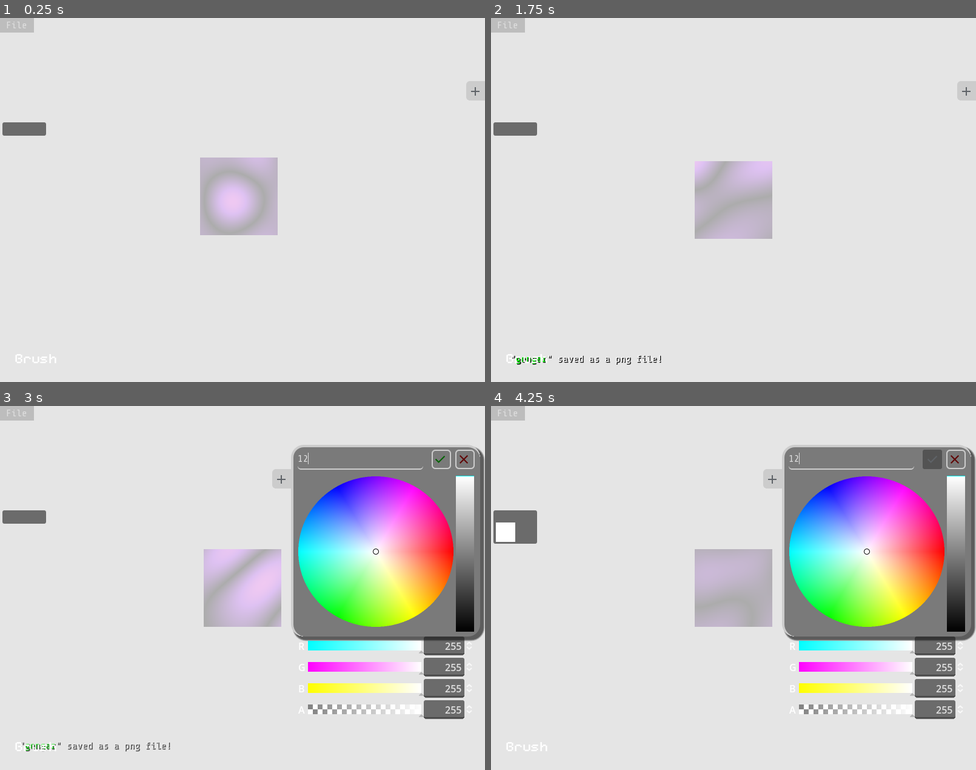
Above: before the commit, frames 1-4 (two rows, left to right).
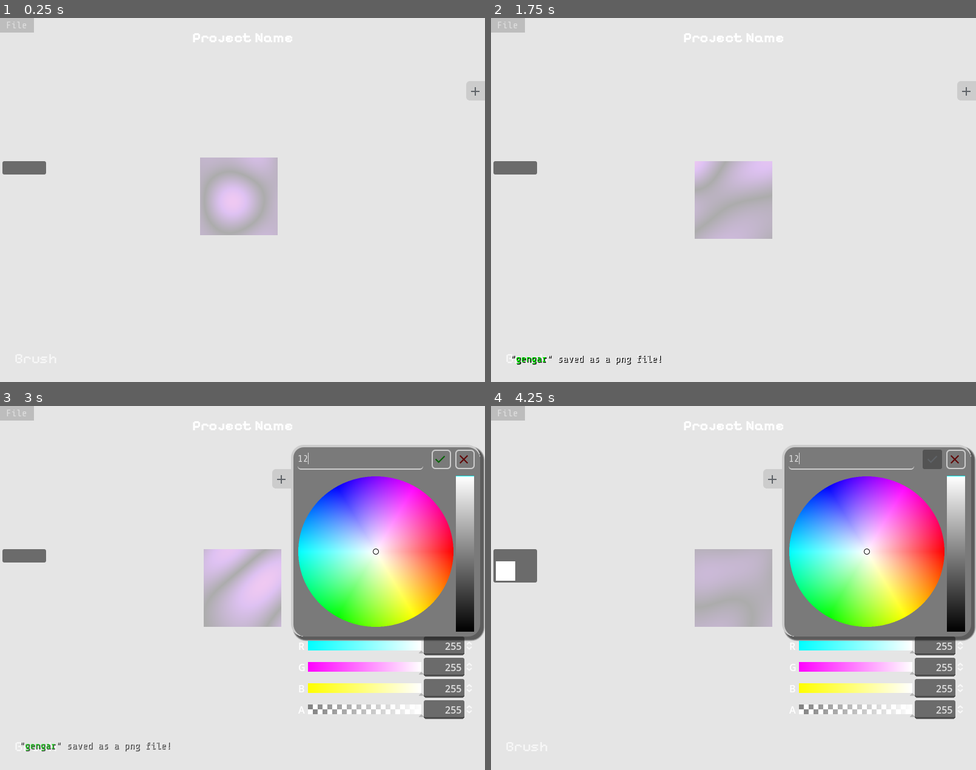
Above: after the commit, the same moments.

Repository: FourSeasonsWinter/pixel-art-app
Game: Godot game, scene res://scenes/main.tscn
The game is run twice, just before and just after one commit, with the same random seed, the same clock (stepped at 60 frames per second) and the same inputs.
Inputs (mouse positions are in pixels of both pictures, inside the frame that each line leads up to):
- Up to frame 1 (0.25 s): no input
- Up to frame 2 (1.75 s): click "File" at 0.5 s; click "Save" at 1.25 s
- Up to frame 3 (3 s): click (475, 478) at 2 s; click (358, 460) at 2.77 s; type "12" at 2.85 s
- Up to frame 4 (4.25 s): click (932, 460) at 3.5 s

The runs differ from the first frame. In frame 1, 0.8% of the frame differs, in the area x 0-61%, y 4-43%; in frame 2, 0.9%; in frame 3, 0.9%; in frame 4, 1.8%, in the area x 0-61%, y 4-49%.

Commit message:
Create a new project.

Diff:
--- /dev/null
+++ b/assets/transition_screen.gdshader
@@ -0,0 +1,13 @@
+shader_type canvas_item;
+
+uniform sampler2D mask;
+uniform float scale : hint_range(0.0, 1.0, 0.1);
+
+void fragment() {
+	float s = scale == 0.0 ? 0.0 : pow(2.0, 10.0 * scale - 10.0);
+	s == 75.0f;
+	int cutoff = int(s / 75.0f);
+	vec2 offset = vec2(0.5, 0.5) * (1.0 - scale);
+	vec4 mask_color = texture(mask, UV * s + scale);
+	COLOR.a = 1.0 - mask_color.a + float(cutoff);
+}
--- /dev/null
+++ b/scenes/canvas.tscn
@@ -0,0 +1,6 @@
+[gd_scene load_steps=2 format=3 uid="uid://do4ui6ckghvh3"]
+
+[ext_resource type="Script" path="res://scripts/canvas.gd" id="1_vvqd7"]
+
+[node name="Canvas" type="Node2D"]
+script = ExtResource("1_vvqd7")
--- a/scenes/hud.tscn
+++ b/scenes/hud.tscn
@@ -9,6 +9,7 @@
 [ext_resource type="Texture2D" uid="uid://blkotc4gixhdl" path="res://assets/add.svg" id="7_jaayj"]
 [ext_resource type="FontFile" uid="uid://tq3ngwg7q26l" path="res://assets/ShareTechMono-Regular.ttf" id="8_88nnd"]
 [ext_resource type="FontFile" uid="uid://ctinep7t72xrg" path="res://assets/PixelifySans-Regular.ttf" id="9_sypjv"]
+[ext_resource type="FontFile" uid="uid://b2065p7er4fyu" path="res://assets/PixelifySans-Bold.ttf" id="10_223dy"]
 
 [sub_resource type="StyleBoxFlat" id="StyleBoxFlat_3uej4"]
 bg_color = Color(0.6, 0.6, 0.6, 0)
@@ -177,6 +178,9 @@
 "show": SubResource("Animation_2sbwt")
 }
 
+[sub_resource type="StyleBoxFlat" id="StyleBoxFlat_ue21k"]
+bg_color = Color(0.6, 0.6, 0.6, 0)
+
 [sub_resource type="StyleBoxFlat" id="StyleBoxFlat_jjvsp"]
 bg_color = Color(0.741176, 0.741176, 0.741176, 1)
 
@@ -219,9 +223,9 @@
 
 [node name="ColorPalette" parent="CanvasLayer" instance=ExtResource("2_u6jp2")]
 offset_left = 8.0
-offset_top = 192.0
+offset_top = 256.0
 offset_right = 76.0
-offset_bottom = 320.0
+offset_bottom = 384.0
 
 [node name="ColorPick" type="Control" parent="CanvasLayer"]
 layout_mode = 3
@@ -307,6 +311,17 @@
 libraries = {
 "": SubResource("AnimationLibrary_0x025")
 }
+
+[node name="ToolLabel" type="Label" parent="CanvasLayer"]
+offset_left = 24.0
+offset_top = 520.0
+offset_right = 168.0
+offset_bottom = 576.0
+theme_override_colors/font_color = Color(1, 1, 1, 0.690196)
+theme_override_fonts/font = ExtResource("9_sypjv")
+theme_override_font_sizes/font_size = 24
+text = "Brush"
+vertical_alignment = 2
 
 [node name="ImageSavedNotification" type="RichTextLabel" parent="CanvasLayer"]
 modulate = Color(1, 1, 1, 0)
@@ -328,15 +343,85 @@
 "": SubResource("AnimationLibrary_dsp4g")
 }
 
-[node name="ToolLabel" type="Label" parent="CanvasLayer"]
-offset_left = 24.0
-offset_top = 520.0
-offset_right = 168.0
-offset_bottom = 576.0
+[node name="ProjectName" type="Label" parent="CanvasLayer"]
+anchors_preset = 5
+anchor_left = 0.5
+anchor_right = 0.5
+offset_left = -176.0
+offset_right = 176.0
+offset_bottom = 64.0
+grow_horizontal = 2
+theme_override_colors/font_color = Color(1, 1, 1, 1)
+theme_override_fonts/font = ExtResource("10_223dy")
+theme_override_font_sizes/font_size = 24
+theme_override_styles/normal = SubResource("StyleBoxFlat_ue21k")
+text = "Project Name"
+horizontal_alignment = 1
+vertical_alignment = 1
+
+[node name="NewProjectWindow" type="Control" parent="CanvasLayer"]
+layout_mode = 3
+anchors_preset = 0
+offset_left = 64.0
+offset_top = 40.0
+offset_right = 104.0
+offset_bottom = 80.0
+metadata/_edit_group_ = true
+
+[node name="Panel" type="Panel" parent="CanvasLayer/NewProjectWindow"]
+layout_mode = 0
+offset_right = 249.0
+offset_bottom = 168.0
+
+[node name="Name" type="LineEdit" parent="CanvasLayer/NewProjectWindow"]
+layout_mode = 2
+offset_left = 9.0
+offset_top = 10.0
+offset_right = 241.0
+offset_bottom = 48.0
 theme_override_fonts/font = ExtResource("9_sypjv")
-theme_override_font_sizes/font_size = 24
-text = "Brush"
-vertical_alignment = 2
+placeholder_text = "Project name"
+caret_blink = true
+
+[node name="Width" type="LineEdit" parent="CanvasLayer/NewProjectWindow"]
+layout_mode = 0
+offset_left = 9.0
+offset_top = 56.0
+offset_right = 76.0625
+offset_bottom = 87.0
+theme_override_fonts/font = ExtResource("9_sypjv")
+placeholder_text = "Width"
+caret_blink = true
+
+[node name="Height" type="LineEdit" parent="CanvasLayer/NewProjectWindow"]
+layout_mode = 0
+offset_left = 89.0
+offset_top = 56.0
+offset_right = 156.063
+offset_bottom = 87.0
+theme_override_fonts/font = ExtResource("9_sypjv")
+placeholder_text = "Height"
+caret_blink = true
+
+[node name="Cancel" type="Button" parent="CanvasLayer/NewProjectWindow"]
+layout_mode = 0
+offset_left = 9.0
+offset_top = 112.0
+offset_right = 121.0
+offset_bottom = 160.0
+theme_override_fonts/font = ExtResource("10_223dy")
+theme_override_font_sizes/font_size = 20
+text = "Cancel"
+
+[node name="Confirm" type="Button" parent="CanvasLayer/NewProjectWindow"]
+layout_mode = 0
+offset_left = 129.0
+offset_top = 112.0
+offset_right = 241.0
+offset_bottom = 160.0
+theme_override_fonts/font = ExtResource("10_223dy")
+theme_override_font_sizes/font_size = 20
+text = "Confirm"
 
 [node name="Menu" type="CanvasLayer" parent="."]
 
@@ -434,6 +519,9 @@
 [connection signal="pressed" from="CanvasLayer/ColorPick/Close" to="." method="_on_close_pressed"]
 [connection signal="pressed" from="CanvasLayer/ColorPick/ShowHide" to="." method="_on_show_hide_pressed"]
 [connection signal="text_changed" from="CanvasLayer/ColorPick/ColorHexInput" to="." method="_on_color_hex_input_changed"]
+[connection signal="pressed" from="CanvasLayer/NewProjectWindow/Cancel" to="." method="_on_cancel_pressed"]
+[connection signal="pressed" from="CanvasLayer/NewProjectWindow/Confirm" to="." method="_on_confirm_pressed"]
 [connection signal="pressed" from="Menu/File/Button" to="." method="_on_file_button_pressed"]
 [connection signal="pressed" from="Menu/File/Dropdown/Save" to="." method="_on_save_pressed"]
+[connection signal="pressed" from="Menu/File/Dropdown/New" to="." method="_on_new_pressed"]
 [connection signal="pressed" from="Menu/File/Dropdown/Export" to="." method="_on_export_pressed"]
--- a/scenes/main.tscn
+++ b/scenes/main.tscn
@@ -38,4 +38,5 @@
 
 [node name="hud" parent="." instance=ExtResource("3_ixn38")]
 
+[connection signal="create_image" from="hud" to="." method="_on_hud_create_image"]
 [connection signal="save_image" from="hud" to="." method="save_image"]
--- /dev/null
+++ b/scenes/transition_screen.tscn
@@ -0,0 +1,77 @@
+[gd_scene load_steps=8 format=3 uid="uid://b5rfml6sa8mi8"]
+
+[ext_resource type="Shader" path="res://assets/transition_screen.gdshader" id="1_1iooi"]
+[ext_resource type="Texture2D" uid="uid://bc7tmoictgmxm" path="res://Pen.png" id="2_j74on"]
+
+[sub_resource type="ShaderMaterial" id="ShaderMaterial_8m3md"]
+shader = ExtResource("1_1iooi")
+shader_parameter/scale = 0.0
+shader_parameter/mask = ExtResource("2_j74on")
+
+[sub_resource type="Animation" id="Animation_u68ew"]
+resource_name = "fade_to_black"
+tracks/0/type = "value"
+tracks/0/imported = false
+tracks/0/enabled = true
+tracks/0/path = NodePath(".:material:shader_parameter/scale")
+tracks/0/interp = 1
+tracks/0/loop_wrap = true
+tracks/0/keys = {
+"times": PackedFloat32Array(0, 1),
+"transitions": PackedFloat32Array(1, 1),
+"update": 0,
+"values": [0.0, 0.0]
+}
+
+[sub_resource type="Animation" id="Animation_n6u8r"]
+length = 0.001
+tracks/0/type = "value"
+tracks/0/imported = false
+tracks/0/enabled = true
+tracks/0/path = NodePath(".:material:shader_parameter/scale")
+tracks/0/interp = 1
+tracks/0/loop_wrap = true
+tracks/0/keys = {
+"times": PackedFloat32Array(0),
+"transitions": PackedFloat32Array(1),
+"update": 0,
+"values": [0.0]
+}
+
+[sub_resource type="Animation" id="Animation_gyc2w"]
+resource_name = "fade_from_black"
+tracks/0/type = "value"
+tracks/0/imported = false
+tracks/0/enabled = true
+tracks/0/path = NodePath(".:material:shader_parameter/scale")
+tracks/0/interp = 1
+tracks/0/loop_wrap = true
+tracks/0/keys = {
+"times": PackedFloat32Array(0, 1),
+"transitions": PackedFloat32Array(1, 1),
+"update": 0,
+"values": [1.0, 0.0]
+}
+
+[sub_resource type="AnimationLibrary" id="AnimationLibrary_3gptm"]
+_data = {
+"RESET": SubResource("Animation_n6u8r"),
+"fade_from_black": SubResource("Animation_gyc2w"),
+"fade_to_black": SubResource("Animation_u68ew")
+}
+
+[node name="TransitionScreen" type="CanvasLayer"]
+
+[node name="ColorRect" type="ColorRect" parent="."]
+material = SubResource("ShaderMaterial_8m3md")
+anchors_preset = 15
+anchor_right = 1.0
+anchor_bottom = 1.0
+grow_horizontal = 2
+grow_vertical = 2
+color = Color(0, 0, 0, 1)
+
+[node name="AnimationPlayer" type="AnimationPlayer" parent="ColorRect"]
+libraries = {
+"": SubResource("AnimationLibrary_3gptm")
+}
--- /dev/null
+++ b/scripts/canvas.gd
@@ -0,0 +1,19 @@
+extends Node2D
+
+var width: int
+var height: int
+var background_color: Color
+var grid := {}
+var pixel_size: int
+
+const pixel_scene = preload("res://scenes/pixel.tscn")
+
+
+func create() -> void:
+	for y in height:
+		for x in width:
+			var pixel = pixel_scene.instantiate()
+			pixel.position = Vector2(pixel_size * x, pixel_size * y)
+			pixel.color = background_color
+			grid[Vector2i(x, y)] = pixel
+			call_deferred("add_child", pixel)
--- a/scripts/hud.gd
+++ b/scripts/hud.gd
@@ -1,12 +1,14 @@
 extends Control
 signal save_image
 signal export_image
+signal create_image(name: String, width: int, height: int)
 
 @onready var color_picker: ColorPicker = $CanvasLayer/ColorPick/ColorPicker
 @onready var color_palette: Container = $CanvasLayer/ColorPalette
 @onready var animation_player: AnimationPlayer = $CanvasLayer/ColorPick/AnimationPlayer
 @onready var color_hex_input: TextEdit = $CanvasLayer/ColorPick/ColorHexInput
 @onready var palette_background: Panel = $CanvasLayer/PaletteBackground
+@onready var width_input: LineEdit = $CanvasLayer/NewProjectWindow/Width
 var is_color_picker_visible := false
 
 
@@ -18,6 +20,20 @@
 	Globals.connect("color_changed", _on_current_color_changed)
 
 	$Menu/File/Dropdown.hide()
+	$CanvasLayer/NewProjectWindow.hide()
+
+
+func show_notification(notification_text: String) -> void:
+	$CanvasLayer/ImageSavedNotification.text = notification_text
+	$CanvasLayer/ImageSavedNotification/AnimationPlayer.play("show")
+
+
+func set_tool_label(text: String) -> void:
+	$CanvasLayer/ToolLabel.text = text
+
+
+func set_new_project(project_name: String) -> void:
+	$CanvasLayer/ProjectName.text = project_name
 
 
 #region CanvasLayer
@@ -62,15 +78,6 @@
 
 func _is_odd(n: int) -> bool:
 	return n % 2 != 0
-
-
-func show_notification(notification_text: String) -> void:
-	$CanvasLayer/ImageSavedNotification.text = notification_text
-	$CanvasLayer/ImageSavedNotification/AnimationPlayer.play("show")
-
-
-func set_tool_label(text: String) -> void:
-	$CanvasLayer/ToolLabel.text = text
 #endregion
 
 #region Menu
@@ -86,7 +93,41 @@
 	$Menu/File/Dropdown.hide()
 
 
+func _on_new_pressed() -> void:
+	$CanvasLayer/NewProjectWindow/Name.text = ""
+	$CanvasLayer/NewProjectWindow/Height.text = ""
+	$CanvasLayer/NewProjectWindow/Width.text = ""
+	$CanvasLayer/NewProjectWindow.show()
+	$Menu/File/Dropdown.hide()
+
+
 func _on_export_pressed() -> void:
 	export_image.emit()
 	$Menu/File/Dropdown.hide()
 #endregion
+
+#region NewProjectWindow
+func _on_cancel_pressed() -> void:
+	$CanvasLayer/NewProjectWindow.hide()
+
+
+func _on_confirm_pressed() -> void:
+	var name: String = $CanvasLayer/NewProjectWindow/Name.text
+	var width: String = $CanvasLayer/NewProjectWindow/Width.text
+	var height: String = $CanvasLayer/NewProjectWindow/Height.text
+
+	if not width.is_valid_int() or not height.is_valid_int():
+		return
+
+	var w: int = width.to_int()
+	var h: int = height.to_int()
+
+	if (w > 64 or w < 1) or (h > 64 or h < 1):
+		return
+
+	if name.is_empty():
+		return
+
+	create_image.emit(name, w, h)
+	$CanvasLayer/NewProjectWindow.hide()
+#endregion
--- a/scripts/main.gd
+++ b/scripts/main.gd
@@ -12,29 +12,15 @@
 
 var grid := {}
 var last_color_selected: Color
+var canvas: Node2D
 
-const pixel_scene := preload("res://scenes/pixel.tscn")
-const pixel_size := 16
-
+const pixel_size = 16
+const canvas_scene = preload("res://scenes/canvas.tscn")
+const canvas_index = 4
 
 func _ready() -> void:
-	for y in height:
-		for x in width:
-			var pixel = pixel_scene.instantiate()
-			pixel.position = Vector2(pixel_size * x, pixel_size * y)
-			pixel.color = background_color
-			grid[Vector2i(x, y)] = pixel
-			call_deferred("add_child", pixel)
-
-	camera.position.x = pixel_size * (width / 2)
-	camera.position.y = pixel_size * (height / 2)
-
-	camera.limit_left = pixel_size * (width / 2) - 800
-	camera.limit_right = pixel_size * (width / 2) + 800
-	camera.limit_top = pixel_size * (height / 2) - 600
-	camera.limit_bottom = pixel_size * (height / 2) + 600
-
-	canvas_background.size = Vector2(pixel_size * width, pixel_size * height)
+	create_canvas()
+	set_camera()
 
 
 func _unhandled_key_input(event: InputEvent) -> void:
@@ -50,21 +36,55 @@
 		save_image()
 
 
+func create_canvas() -> void:
+	var c = canvas_scene.instantiate()
+	c.width = width
+	c.height = height
+	c.background_color = background_color
+	c.pixel_size = pixel_size
+	c.create()
+	add_child(c)
+
+	canvas = c
+	canvas_background.size = Vector2(pixel_size * width, pixel_size * height)
+
+
+func set_camera() -> void:
+	camera.position.x = pixel_size * (width / 2)
+	camera.position.y = pixel_size * (height / 2)
+
+	camera.limit_left = pixel_size * (width / 2) - 800
+	camera.limit_right = pixel_size * (width / 2) + 800
+	camera.limit_top = pixel_size * (height / 2) - 600
+	camera.limit_bottom = pixel_size * (height / 2) + 600
+
+
 func save_image() -> void:
 	var image = Image.create_empty(width, height, false, Image.FORMAT_RGBA8)
 
 	for y in range(height):
 		for x in range(width):
-			var color = grid[Vector2i(x, y)].color
+			var color = canvas.grid[Vector2i(x, y)].color
 			image.set_pixel(x, y, color)
 
-	var file_path = "res://pixel_art.png"
-	var is_error = image.save_png(file_path) != OK
-	var text: String
+	var file_path = "res://" + project_name + ".png"
+	var error = image.save_png(file_path) != OK
+	var notification_text: String
 
-	if not is_error:
-		text = "\"[color=green]" + project_name + "[/color]\" saved as a png file!"
+	if not error:
+		notification_text = "\"[color=green]" + project_name + "[/color]\" saved as a png file!"
 	else:
-		text = "Failed to save."
+		notification_text = "Failed to save."
 
-	hud.show_notification(text)
+	hud.show_notification(notification_text)
+
+
+func _on_hud_create_image(name: String, w: int, h: int) -> void:
+	project_name = name
+	width = w
+	height = h
+
+	get_child(canvas_index).queue_free()
+	create_canvas()
+	set_camera()
+	hud.set_new_project(name)
Binary file added: Pen.png
Not shown, changed: Pen.png.import
Binary file removed: pixel_art.png
Not shown: 1 places in scenes/hud.tscn that only renumber resources
